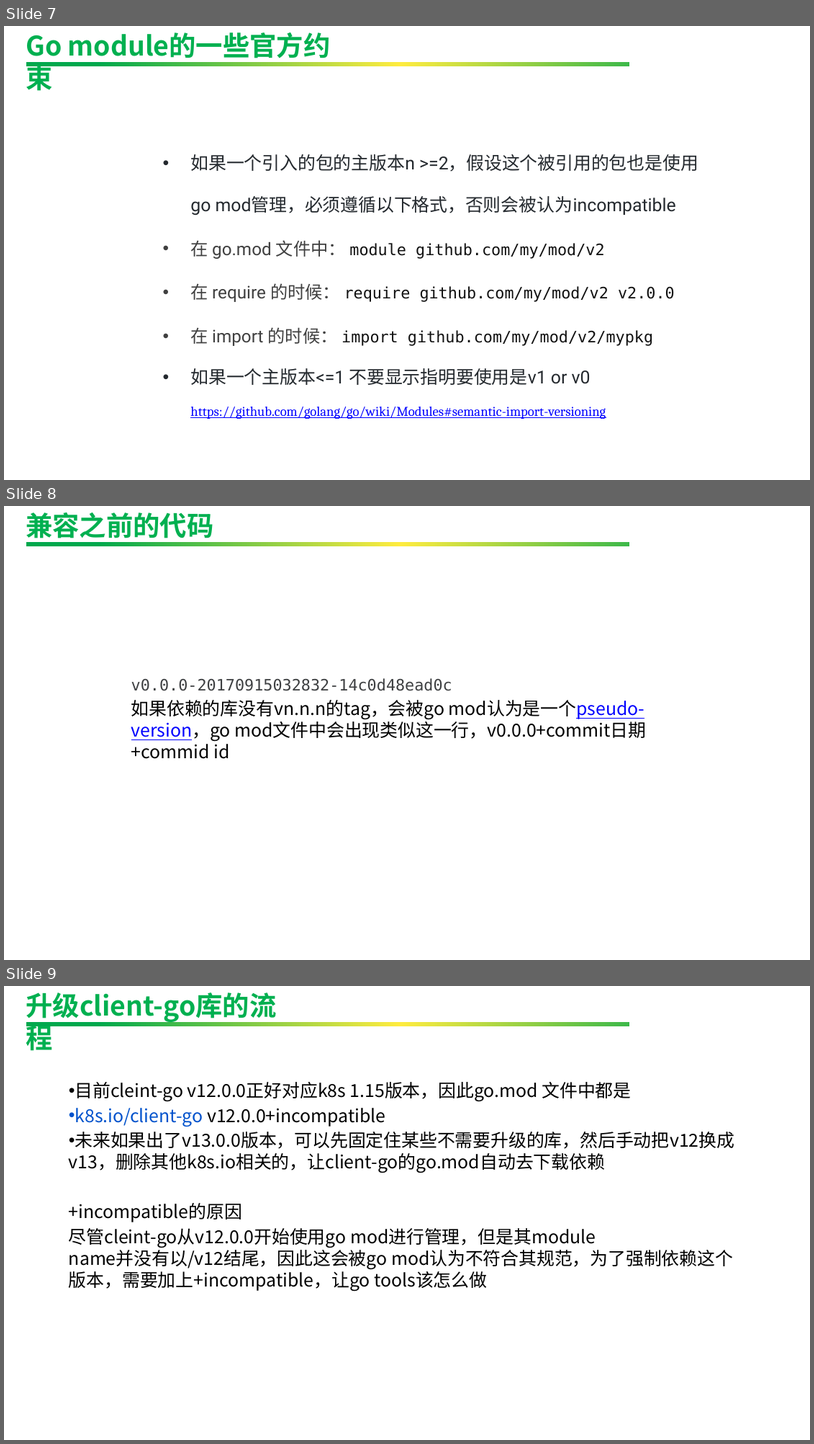
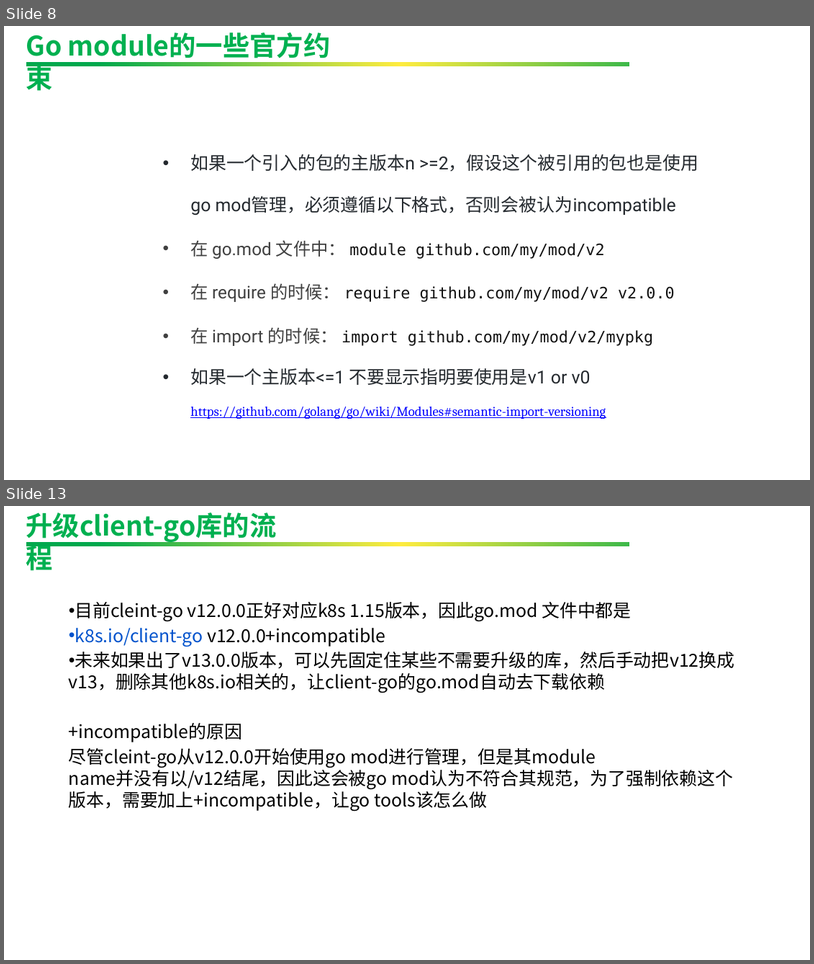
Before and after one commit to swiftslee/SharedDocs, a slide deck: 使用go module进行依赖管理.pptx. Shown one above the other, each under a label of ours: slides 7, 8 and 9 before the commit, slides 8 and 13 after it; the slides between them are not shown. The pictures are 814x1444 and 814x964 pixels, drawn with LibreOffice and Linux fonts; fonts in the diff are those of the drawing; background and template pictures are left out. Boxes give left, top, right and bottom in pixels: in the first picture for what was removed or moved away, otherwise in the second. Text is boxed around its words. In the diff, an @@ line names an element or a change of style, - is before the commit and + after.

```diff
--- a/使用go module进行依赖管理.pptx
+++ b/使用go module进行依赖管理.pptx
@@ slide 8 removed at (4, 506, 810, 960), background #FFFFFF; not listed: 1 template element that a slide beside it also shows @@
@@ text removed at (26, 512, 214, 543) @@
-兼容之前的代码
@@ text removed at (131, 678, 646, 759) @@
-v0.0.0-20170915032832-14c0d48ead0c
-如果依赖的库没有vn.n.n的tag，会被go mod认为是一个pseudo-version，go mod文件中会出现类似这一行，v0.0.0+commit日期+commid id
@@ what was slide 7 is now slide 8 @@
@@ what was slide 9 is now slide 13 @@
```
Also in this commit, not shown: 1 slide changed, 5 slides added, 1 other file.
